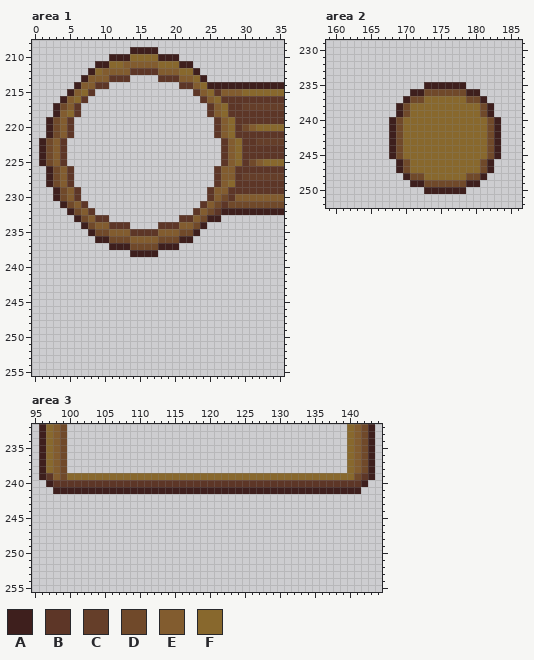
Pixel-art file: assets/ui/ui_elements.ase. That is the earlier state.
256x256 pixels, 1 frame. Colours within 5 levels of each other are drawn and written as one. Shown: area 1: x 0..35, y 208..255; area 2: x 159..186, y 229..252; area 3: x 95..144, y 232..255.
Palette (. is transparent): A #3e1f1d  B #5d3627  C #653e29  D #70492a  E #825c2f  F #88682d
Pixels before, area 1, first column x 1:
209 .............AAAA..................
210 ..........AAAFFFFAAA...............
211 ........AAFFEEEEEFFFAA.............
212 .......AFEEEEBBBBEEEFFA............
213 ......AEEEBBB....BBBEEFA...........
214 .....AEEBB..........BBEFAAAAAAAAAAA
215 ....AEFB..............BEFBEEEFFFFFF
216 ...AEFB................BEFBBBBBBBBB
217 ..ADEB..................BEFBBCCCCCC
218 ..AEFB..................BEFBBBBBBBB
219 .ADEB....................BEFBBBBBBB
220 .ADEB....................BEFBDEFFFF
221 .ADEB....................BEFBBBBBBB
222 ADEB......................BEFBBCCCC
223 ADEB......................BEFBBBBBB
224 ADEB......................BEFBBBBBB
225 ADEB......................BEFBDEFFF
226 .ADEB....................BEEBBBBBBB
227 .ADEB....................BEEBCCCCCC
228 .ADEB....................BEFBBBBBBB
229 ..ADEB..................BEEBBBBBBBB
230 ..ADEB..................BEDBEEEEEEE
231 ...ADEB................BEDBDDDDDDDD
232 ....ADEB..............BEDBAAAAAAAAA
233 .....ADEBB..........BBEDAA.........
234 ......ADEEBBB....BBBEEDA...........
235 .......ADDEEEBBBBEEEDDA............
236 ........AADDDEEEEDDDAA.............
237 ..........AAADDDDAAA...............
238 .............AAAA..................
Pixels before, area 2, first column x 168:
235 .....AAAAAA.....
236 ...AADDDDDDAA...
237 ..ADDFFFFFFDDA..
238 .ADFFFFFFFFFFDA.
239 .ADFFFFFFFFFFDA.
240 ADFFFFFFFFFFFFDA
241 ADFFFFFFFFFFFFDA
242 ADFFFFFFFFFFFFDA
243 ADFFFFFFFFFFFFDA
244 ADFFFFFFFFFFFFDA
245 ADFFFFFFFFFFFFDA
246 .ADFFFFFFFFFFDA.
247 .ADFFFFFFFFFFDA.
248 ..ADDFFFFFFDDA..
249 ...AADDDDDDAA...
250 .....AAAAAA.....
Pixels before, area 3, first column x 96:
232 AFED........................................FEDA
233 AFED........................................FEDA
234 AFED........................................FEDA
235 AFED........................................FEDA
236 AFED........................................FEDA
237 AFED........................................FEDA
238 AFED........................................FEDA
239 ABEDFFFFFFFFFFFFFFFFFFFFFFFFFFFFFFFFFFFFFFFFFDBA
240 .ABBBBBBBBBBBBBBBBBBBBBBBBBBBBBBBBBBBBBBBBBBBBA.
241 ..AAAAAAAAAAAAAAAAAAAAAAAAAAAAAAAAAAAAAAAAAAAA..
Now the later version:
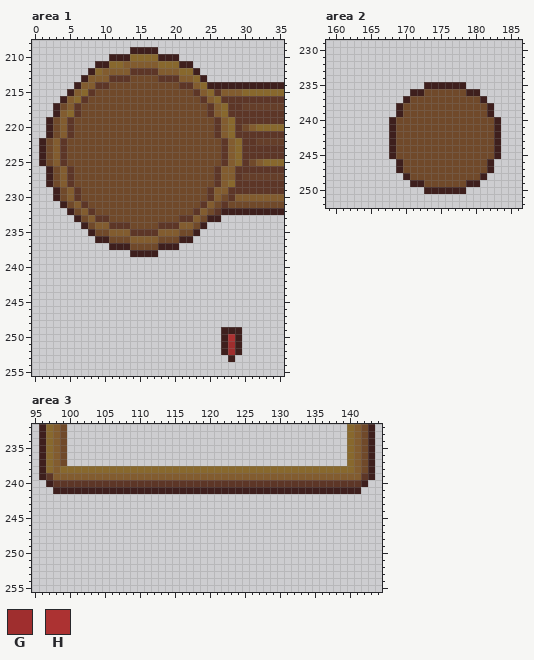
Colours new in this view: G #9f2e2e  H #ac3232
Changes in this commit:
{"where": "area 1"}
{"y":213,"x":14,"old":"....","new":"DDDD"}
{"y":214,"x":11,"old":"..........","new":"DDDDDDDDDD"}
{"y":215,"x":9,"old":"..............","new":"DDDDDDDDDDDDDD"}
{"y":216,"x":8,"old":"................","new":"DDDDDDDDDDDDDDDD"}
{"y":217,"x":7,"old":"..................","new":"DDDDDDDDDDDDDDDDDD"}
{"y":218,"x":7,"old":"..................","new":"DDDDDDDDDDDDDDDDDD"}
{"y":219,"x":6,"old":"....................","new":"DDDDDDDDDDDDDDDDDDDD"}
{"y":220,"x":6,"old":"....................","new":"DDDDDDDDDDDDDDDDDDDD"}
{"y":221,"x":6,"old":"....................","new":"DDDDDDDDDDDDDDDDDDDD"}
{"y":222,"x":5,"old":"......................","new":"DDDDDDDDDDDDDDDDDDDDDD"}
{"y":223,"x":5,"old":"......................","new":"DDDDDDDDDDDDDDDDDDDDDD"}
{"y":224,"x":5,"old":"......................","new":"DDDDDDDDDDDDDDDDDDDDDD"}
{"y":225,"x":5,"old":"......................","new":"DDDDDDDDDDDDDDDDDDDDDD"}
{"y":226,"x":6,"old":"....................","new":"DDDDDDDDDDDDDDDDDDDD"}
{"y":227,"x":6,"old":"....................","new":"DDDDDDDDDDDDDDDDDDDD"}
{"y":228,"x":6,"old":"....................","new":"DDDDDDDDDDDDDDDDDDDD"}
{"y":229,"x":7,"old":"..................","new":"DDDDDDDDDDDDDDDDDD"}
{"y":230,"x":7,"old":"..................","new":"DDDDDDDDDDDDDDDDDD"}
{"y":231,"x":8,"old":"................","new":"DDDDDDDDDDDDDDDD"}
{"y":232,"x":9,"old":"..............","new":"DDDDDDDDDDDDDD"}
{"y":233,"x":11,"old":"..........","new":"DDDDDDDDDD"}
{"y":234,"x":14,"old":"....","new":"DDDD"}
{"y":249,"x":27,"old":"...","new":"AAA"}
{"y":250,"x":27,"old":"...","new":"AHA"}
{"y":251,"x":27,"old":"...","new":"AGA"}
{"y":252,"x":27,"old":"...","new":"AGA"}
{"y":253,"x":28,"old":".","new":"A"}
{"where": "area 2"}
{"y":237,"x":173,"old":"FFFFFF","new":"DDDDDD"}
{"y":238,"x":171,"old":"FFFFFFFFFF","new":"DDDDDDDDDD"}
{"y":239,"x":171,"old":"FFFFFFFFFF","new":"DDDDDDDDDD"}
{"y":240,"x":170,"old":"FFFFFFFFFFFF","new":"DDDDDDDDDDDD"}
{"y":241,"x":170,"old":"FFFFFFFFFFFF","new":"DDDDDDDDDDDD"}
{"y":242,"x":170,"old":"FFFFFFFFFFFF","new":"DDDDDDDDDDDD"}
{"y":243,"x":170,"old":"FFFFFFFFFFFF","new":"DDDDDDDDDDDD"}
{"y":244,"x":170,"old":"FFFFFFFFFFFF","new":"DDDDDDDDDDDD"}
{"y":245,"x":170,"old":"FFFFFFFFFFFF","new":"DDDDDDDDDDDD"}
{"y":246,"x":171,"old":"FFFFFFFFFF","new":"DDDDDDDDDD"}
{"y":247,"x":171,"old":"FFFFFFFFFF","new":"DDDDDDDDDD"}
{"y":248,"x":173,"old":"FFFFFF","new":"DDDDDD"}
{"where": "area 3"}
{"y":238,"x":99,"old":"D........................................","new":"FFFFFFFFFFFFFFFFFFFFFFFFFFFFFFFFFFFFFFFFF"}
{"y":239,"x":99,"old":"DFFFFFFFFFFFFFFFFFFFFFFFFFFFFFFFFFFFFFFFFFD","new":"EEEEEEEEEEEEEEEEEEEEEEEEEEEEEEEEEEEEEEEEEEE"}
{"label":"added","picture_box":[67,75,221,229]}
{"label":"added","picture_box":[221,327,242,362]}
{"label":"changed","picture_box":[403,96,487,180]}
{"label":"changed","picture_box":[60,466,361,480]}
